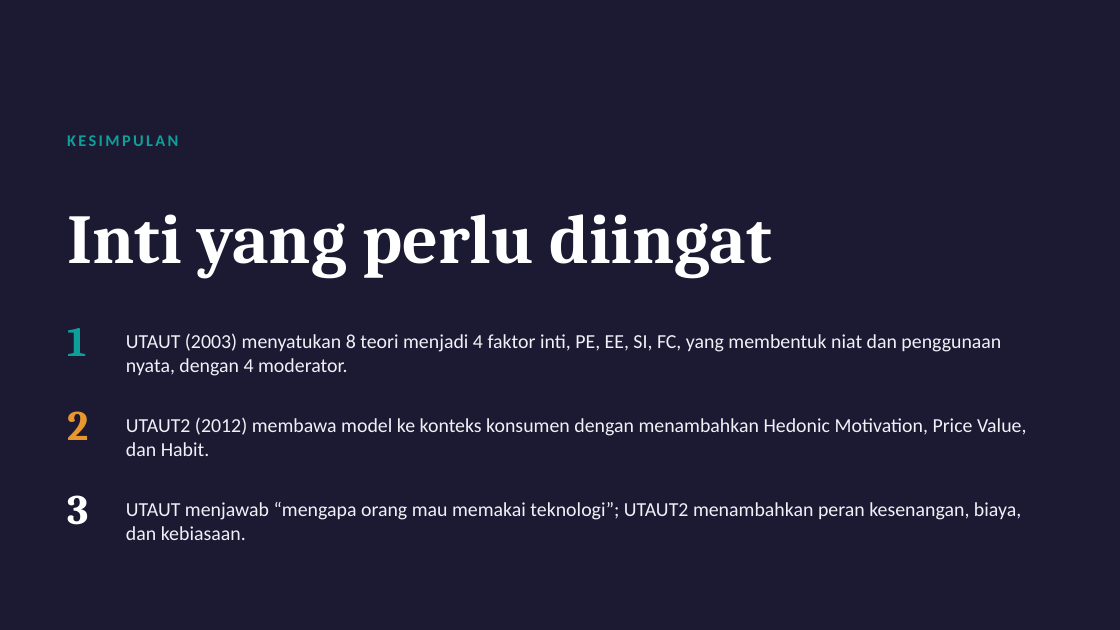
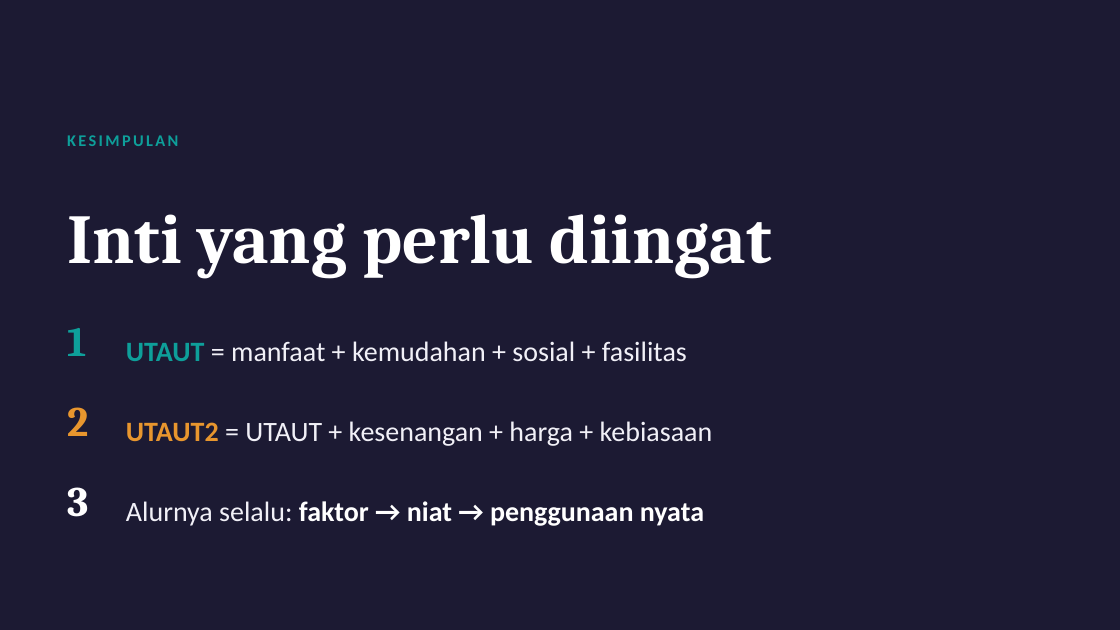
Before and after one commit to KevArslanian/S-Enigma, a slide deck: slide 29 of materi/UTAUT_UTAUT2.pptx (slide 23 before the commit). Drawn at 1120x630 pixels with LibreOffice and Linux fonts; fonts in the diff are those of the drawing. Boxes give left, top, right and bottom in pixels: in the first picture for what was removed or moved away, otherwise in the second. Text is boxed around its words. In the diff, an @@ line names an element or a change of style, - is before the commit and + after.

```diff
--- a/materi/UTAUT_UTAUT2.pptx
+++ b/materi/UTAUT_UTAUT2.pptx
@@ text at [126,341,687,361]: text changed; size 17 to 24 pt @@
-UTAUT (2003) menyatukan 8 teori menjadi 4 faktor inti, PE, EE, SI, FC, yang membentuk niat dan penggunaan nyata, dengan 4 moderator.
+UTAUT = manfaat + kemudahan + sosial + fasilitas
@@ text "2": place and size @@
-text "2" at [67,411,88,440]
+text "2" at [67,407,88,436]
@@ text at [126,421,713,446]: text changed; size 17 to 24 pt @@
-UTAUT2 (2012) membawa model ke konteks konsumen dengan menambahkan Hedonic Motivation, Price Value, dan Habit.
+UTAUT2 = UTAUT + kesenangan + harga + kebiasaan
@@ text "3": place and size @@
-text "3" at [67,495,88,525]
+text "3" at [67,487,88,517]
@@ text at [126,501,704,526]: text changed; size 17 to 24 pt; text colour #F1F0F7 to #FFFFFF; bold on @@
-UTAUT menjawab “mengapa orang mau memakai teknologi”; UTAUT2 menambahkan peran kesenangan, biaya, dan kebiasaan.
+Alurnya selalu: faktor → niat → penggunaan nyata
```
Also in this commit, not shown: 18 other slides changed, 12 slides added, 4 slides removed.
